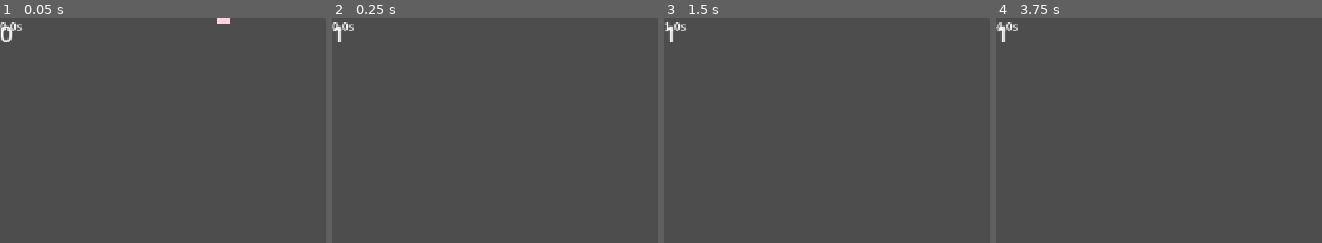
Above: before the commit, frames 1-4 (left to right).
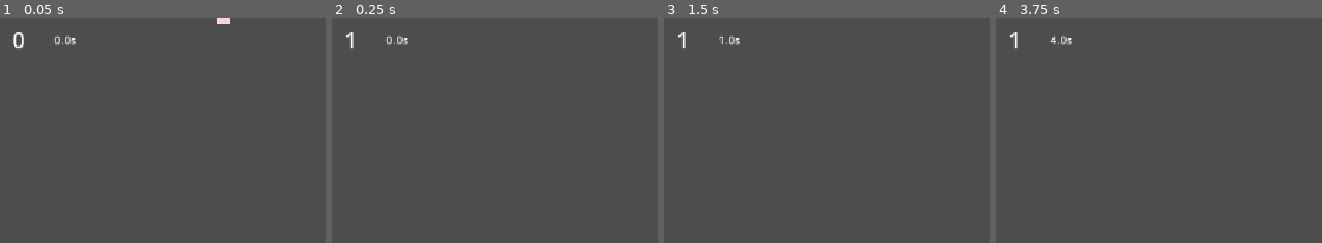
Above: after the commit, the same moments.

Repository: KLADAGA/Hack_Haven_Shooter
Game: Godot game, scene res://game.tscn
Same seed, same stepped clock (60 frames per second), same inputs: the game is played once before the commit and once after it. This scene is started directly instead of the project's main scene. The engine's default icon, where the game draws it, is replaced by a stand-in: a white triangle on a blue panel in a dark square.
Inputs (mouse positions are % of the whole screen's width and height, from its top left):
- Up to frame 1 (0.05 s): no input
- Up to frame 2 (0.25 s): no input
- Up to frame 3 (1.5 s): tap Enter at 0.5 s; move the mouse to (88, 45) at 0.52 s; tap Space at 1.25 s; move the mouse to (37, 55) at 1.27 s
- Up to frame 4 (3.75 s): tap Enter at 2 s; move the mouse to (74, 28) at 2.02 s; move the mouse to (55, 70) at 2.77 s; tap Space at 3.5 s; move the mouse to (98, 65) at 3.52 s
The pictures show only the part of the screen within x 0-50%, y 0-50%; the shares and areas given below are measured in that part.

The runs differ from the first frame. In frame 1, 0.6% of the frame differs, in the area x 0-24%, y 1-14%; in frame 2, 0.5%; in frame 3, 0.4%; in frame 4, 0.5%.

Commit message:
Add
Bullet are limmited

Diff:
--- /dev/null
+++ b/HUD.tscn
@@ -0,0 +1,53 @@
+[gd_scene format=3 uid="uid://dlw44fcv517ud"]
+
+[sub_resource type="GDScript" id="GDScript_efote"]
+script/source = "extends Label
+
+
+# Called when the node enters the scene tree for the first time.
+func _ready() -> void:
+	pass # Replace with function body.
+
+
+# Called every frame. 'delta' is the elapsed time since the previous frame.
+func _process(delta: float) -> void:
+	var Canva=get_parent()
+	var new=Canva.get_parent()
+	text=str(new.Score)
+	pass
+"
+
+[sub_resource type="GDScript" id="GDScript_e2o6t"]
+script/source = "extends Label
+
+var timr=0.0
+
+# Called when the node enters the scene tree for the first time.
+func _ready() -> void:
+	pass # Replace with function body.
+
+
+# Called every frame. 'delta' is the elapsed time since the previous frame.
+func _process(delta: float) -> void:
+	timr+=delta
+	text=str(timr)
+	pass
+"
+
+[node name="Control" type="CanvasLayer" unique_id=227464761]
+
+[node name="Score" type="Label" parent="." unique_id=536736883]
+offset_left = -75.0
+offset_top = -25.0
+offset_right = -24.0
+offset_bottom = 20.0
+theme_override_font_sizes/font_size = 32
+text = "0"
+script = SubResource("GDScript_efote")
+
+[node name="Time" type="Label" parent="." unique_id=757201160]
+offset_left = 40.0
+offset_top = -13.0
+offset_right = 80.0
+offset_bottom = 10.0
+script = SubResource("GDScript_e2o6t")
--- a/game.tscn
+++ b/game.tscn
@@ -9,16 +9,19 @@
 [sub_resource type="GDScript" id="GDScript_mwb40"]
 script/source = "extends StaticBody2D
 
+
 var back_music:=AudioStreamPlayer.new()
 var Enemy_count=0
 var Score=0
+var timr=0.0
 # Called when the node enters the scene tree for the first time.
 func _ready() -> void:
 	back_music.stream=load(\"res://Bounce.wav\")
 	back_music.autoplay=true
-	add_child(back_music)
 # Called every frame. 'delta' is the elapsed time since the previous frame.
 func _process(delta: float) -> void:
+	#$timr+=delta
+	#$HUD/TIME.text=str(timr)
 	if Enemy_count<5:
 		Enemy_count+=1
 		var blob = preload(\"res://blob.tscn\")
@@ -35,7 +38,7 @@
 
 const SPEED = 10.0
 const Shoot_delay=3
-var health = 100
+var bullet_amount=0
 
 func _physics_process(delta: float) -> void:
 	if Input.is_action_pressed(\"left\"):
@@ -48,7 +51,8 @@
 		move_local_y(-SPEED)
 
 	move_and_collide(velocity*delta)
-	if Input.is_action_pressed(\"click\") :
+	if Input.is_action_pressed(\"click\")&&bullet_amount<500 :
+		bullet_amount+=1
 		var shoot_dir=Vector2.ZERO
 		var rand_vec=Vector2.ZERO
 		rand_vec.x=randf()
@@ -61,7 +65,6 @@
 		get_parent().add_child(newbullet)
 func _on_player_entered_body(_body):
 		hide()
-		health-=1
 	#
 	##if velocity.length()!=0:
 		##velocity=velocity.normalized()*SPEED
@@ -102,11 +105,12 @@
 # Called every frame. 'delta' is the elapsed time since the previous frame.
 func _process(delta: float) -> void:
 	var Canva=get_parent()
-	var Game=Canva.get_parent()
-	text=str(Game.Score)
+	var new=Canva.get_parent()
+	text=str(new.Score)
+	pass
 "
 
-[sub_resource type="GDScript" id="GDScript_28ohn"]
+[sub_resource type="GDScript" id="GDScript_e2o6t"]
 script/source = "extends Label
 
 var timer=0.0
@@ -143,17 +147,20 @@
 [node name="South" type="CollisionShape2D" parent="." unique_id=2085695473]
 shape = SubResource("WorldBoundaryShape2D_3mbc6")
 
-[node name="CanvasLayer" type="CanvasLayer" parent="." unique_id=70651332]
-layer = 5
+[node name="CanvasLayer" type="CanvasLayer" parent="." unique_id=917050371]
 
-[node name="Score" type="Label" parent="CanvasLayer" unique_id=1631986725]
-offset_right = 51.0
-offset_bottom = 45.0
+[node name="Score" type="Label" parent="CanvasLayer" unique_id=649414560]
+offset_left = 18.0
+offset_top = 9.0
+offset_right = 69.0
+offset_bottom = 54.0
 theme_override_font_sizes/font_size = 32
 text = "0"
 script = SubResource("GDScript_80nbo")
 
-[node name="Timer" type="Label" parent="CanvasLayer" unique_id=532512663]
-offset_right = 40.0
-offset_bottom = 23.0
-script = SubResource("GDScript_28ohn")
+[node name="Time" type="Label" parent="CanvasLayer" unique_id=831877635]
+offset_left = 78.0
+offset_top = 20.0
+offset_right = 118.0
+offset_bottom = 43.0
+script = SubResource("GDScript_e2o6t")
